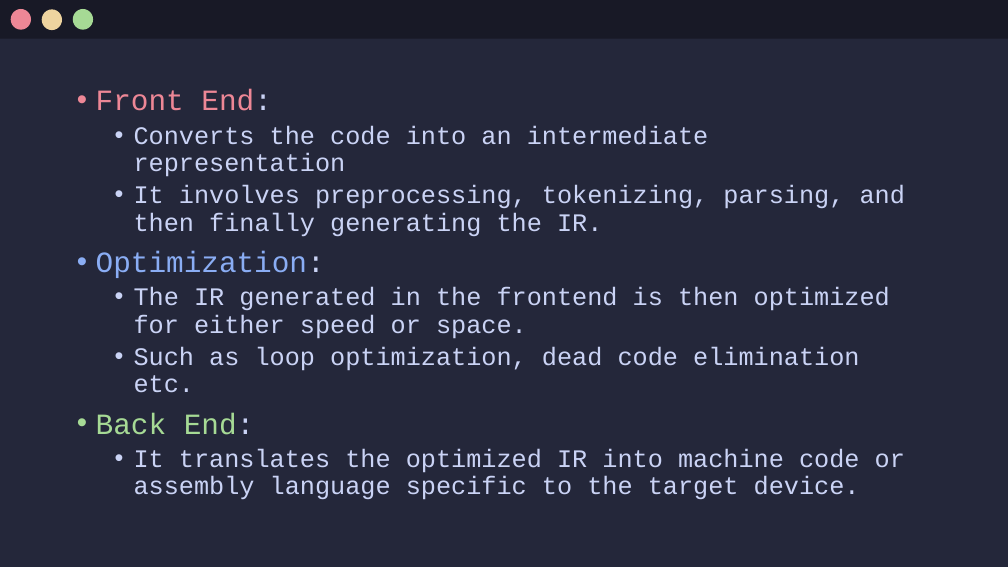
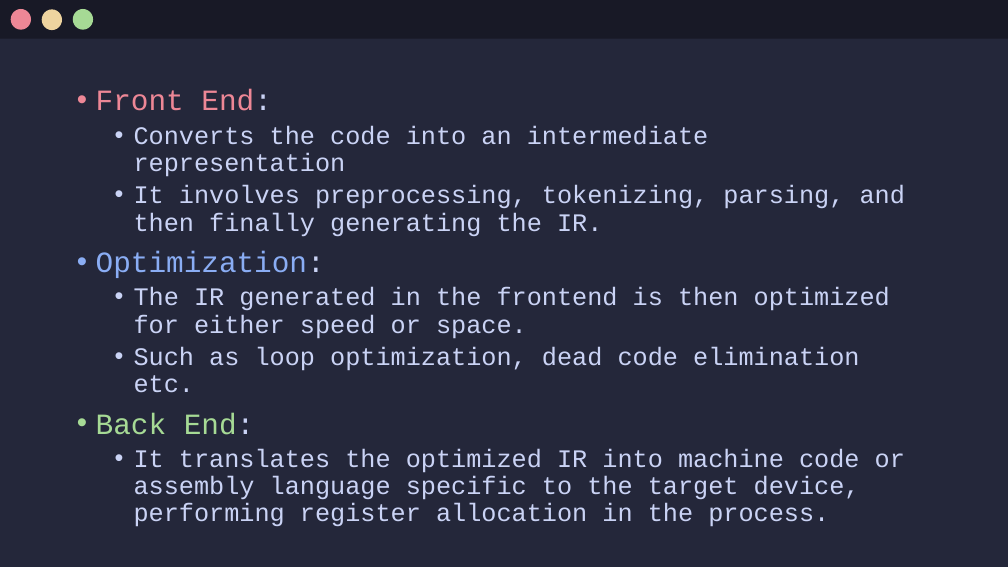
Before and after one commit to Jx-ls/custom-compiler, a slide deck: slide 7 of Compilers.odp. Drawn at 1008x567 pixels with LibreOffice and Linux fonts; fonts in the diff are those of the drawing. Boxes give left, top, right and bottom in pixels: in the first picture for what was removed or moved away, otherwise in the second. Text is boxed around its words. In the diff, an @@ line names an element or a change of style, - is before the commit and + after.

```diff
--- a/Compilers.odp
+++ b/Compilers.odp
@@ text at [134, 448, 905, 527]: text changed @@
-  • It translates the optimized IR into machine code or assembly language specific to the target device.
+  • It translates the optimized IR into machine code or assembly language specific to the target device, performing register allocation in the process.
```
Also in this commit, not shown: 2 other slides changed, 6 slides added, 9 slides removed.
